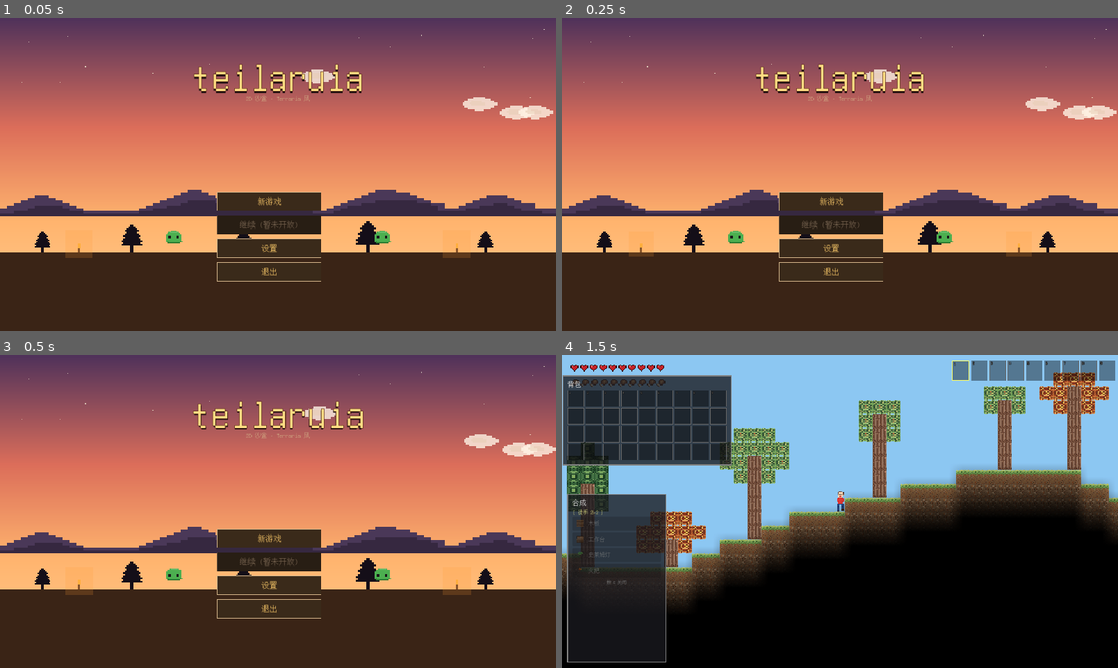
Above: before the commit, frames 1-4 (two rows, left to right).
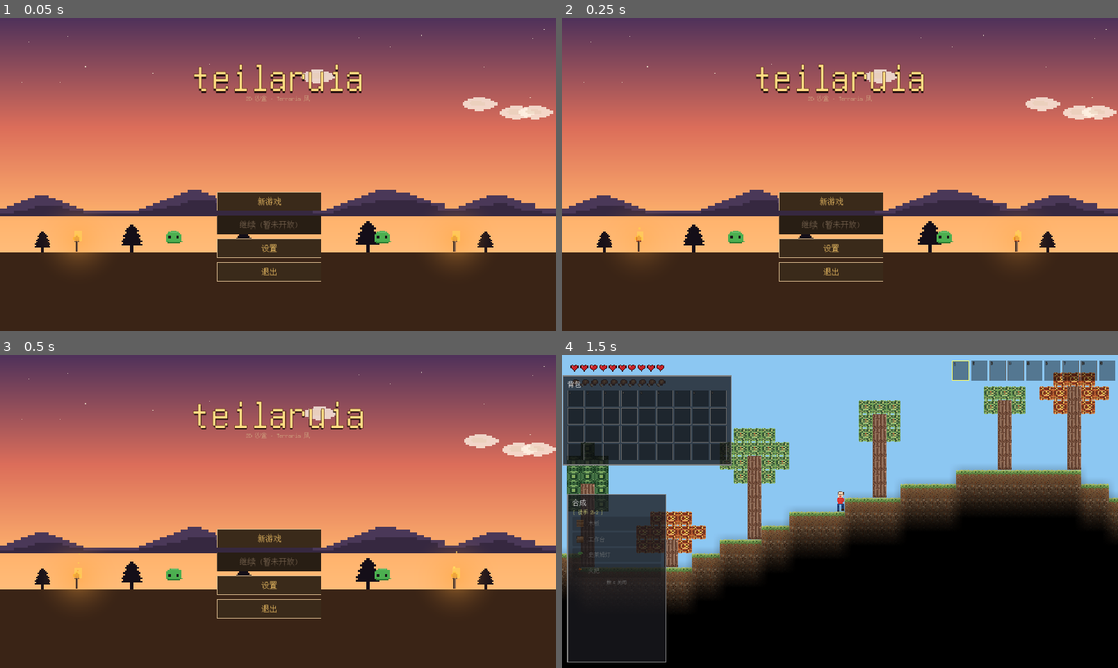
Above: after the commit, the same moments.

Repository: Nornttyy/tielaruia
Game: Godot game, scene res://scenes/main.tscn
The game is run twice, just before and just after one commit, with the same random seed, the same clock (stepped at 60 frames per second) and the same inputs.
Inputs (mouse positions are in pixels of both pictures, inside the frame that each line leads up to):
- Up to frame 1 (0.05 s): no input
- Up to frame 2 (0.25 s): no input
- Up to frame 3 (0.5 s): no input
- Up to frame 4 (1.5 s): click "新游戏" at 0.5 s; tap Enter at 1.25 s; move the mouse to (962, 495) at 1.27 s; hold D (move_right) from 1.28 s (still down); tap E (interact) at 1.35 s; click (962, 495) at 1.42 s

The runs differ from the first frame. In frame 1, 0.4% of the frame differs, in the area x 10-87%, y 62-79%; in frame 2, 0.2%; in frame 3, 0.4%; in frame 4, nothing differs.
Error in both runs: Trying to assign value of type 'Sprite2D' to a variable of type 'TileMapLayer'. (res://scripts/world/world.gd:31)

Commit message:
polish(menu): 火把改用游戏内像素画 + 火花粒子 + 软光晕 (统一视觉)

Diff:
--- a/scripts/ui/main_menu.gd
+++ b/scripts/ui/main_menu.gd
@@ -8,6 +8,7 @@
 const MenuSceneArt = preload("res://scripts/art/menu_scene_art.gd")
 const LogoArt = preload("res://scripts/art/logo_art.gd")
 const SlimeArt = preload("res://scripts/art/slime_art.gd")
+const ParticlesArt = preload("res://scripts/fx/particles_art.gd")
 
 const VIEWPORT_SIZE := Vector2(1280, 720)
 const CLOUD_COUNT := 4
@@ -124,44 +125,81 @@
 
 
 func _setup_torches() -> void:
-	# 地上 2 个小火把: 暖橙竖块 + 黄火苗 + 周围浅光晕, 火苗 scale.y 跳动
-	var ground_layer: Control = $BackgroundLayer
+	# 用游戏内 BlocksArt 的 TORCH 像素贴图 (16×16 放大 3x) + 软光晕 + 火花粒子, 与游戏内火把统一
+	var torch_tex: Texture2D = ArtCache.block_textures.get(Tiles.TORCH)
+	if torch_tex == null:
+		return
+	var glow_tex: Texture2D = ArtCache.radial_gradient(160)
+	var ground_layer: Node = $BackgroundLayer
 	var torch_x := [180.0, 1050.0]
 	var ground_y: float = VIEWPORT_SIZE.y * 0.75
 	for tx in torch_x:
-		# 木棍
-		var stick := ColorRect.new()
-		stick.color = Color8(110, 70, 40)
-		stick.size = Vector2(4, 14)
-		stick.position = Vector2(tx, ground_y - 14.0)
-		stick.mouse_filter = Control.MOUSE_FILTER_IGNORE
-		ground_layer.add_child(stick)
-		# 火苗 (Sprite-like 用 ColorRect 模拟)
-		var flame := ColorRect.new()
-		flame.color = Color(1, 0.7, 0.25, 1)
-		flame.size = Vector2(6, 10)
-		flame.position = Vector2(tx - 1, ground_y - 22.0)
-		flame.mouse_filter = Control.MOUSE_FILTER_IGNORE
-		flame.pivot_offset = flame.size / 2.0
-		ground_layer.add_child(flame)
-		# 光晕 (大半透明橙圆 — 用 ColorRect 加圆形 stylebox 太麻烦, 直接渐变 sprite)
-		var glow := ColorRect.new()
-		glow.color = Color(1, 0.6, 0.2, 0.18)
-		glow.size = Vector2(60, 60)
-		glow.position = Vector2(tx - 28, ground_y - 50.0)
-		glow.mouse_filter = Control.MOUSE_FILTER_IGNORE
-		glow.pivot_offset = glow.size / 2.0
+		# 光晕 (画在最底)
+		var glow := Sprite2D.new()
+		glow.texture = glow_tex
+		glow.modulate = Color(1.0, 0.65, 0.25, 0.45)
+		glow.scale = Vector2(1.4, 1.4)
+		glow.position = Vector2(tx, ground_y - 30.0)
 		ground_layer.add_child(glow)
-		# 火苗 + 光晕同步闪烁
+		# 火把本体 (像素画 16×16 → 48×48)
+		var torch := Sprite2D.new()
+		torch.texture = torch_tex
+		torch.scale = Vector2(3, 3)
+		torch.centered = false
+		torch.position = Vector2(tx - 24.0, ground_y - 48.0)
+		ground_layer.add_child(torch)
+		# 火苗叠加 (一颗暖色 spark 放大, 罩在像素火焰位置上, 周期闪烁让火"活")
+		var flame_overlay := Sprite2D.new()
+		flame_overlay.texture = ParticlesArt.get_torch_spark(Color(1.0, 0.85, 0.35))
+		flame_overlay.scale = Vector2(8, 11)
+		flame_overlay.position = Vector2(tx, ground_y - 38.0)
+		flame_overlay.modulate = Color(1, 1, 1, 0.55)
+		ground_layer.add_child(flame_overlay)
+		# 火苗 + 光晕同步呼吸 (有节奏的火光感)
 		var t := create_tween().set_loops()
-		t.tween_property(flame, "scale:y", 1.18, 0.10).set_trans(Tween.TRANS_QUAD)
-		t.parallel().tween_property(glow, "scale", Vector2(1.12, 1.12), 0.10)
-		t.tween_property(flame, "scale:y", 0.95, 0.13)
-		t.parallel().tween_property(glow, "scale", Vector2(0.95, 0.95), 0.13)
-		t.tween_property(flame, "scale:y", 1.08, 0.09)
-		t.parallel().tween_property(glow, "scale", Vector2(1.05, 1.05), 0.09)
-		t.tween_property(flame, "scale:y", 1.0, 0.12)
-		t.parallel().tween_property(glow, "scale", Vector2(1.0, 1.0), 0.12)
+		t.tween_property(flame_overlay, "scale", Vector2(9.0, 12.5), 0.10).set_trans(Tween.TRANS_QUAD)
+		t.parallel().tween_property(glow, "modulate:a", 0.60, 0.10)
+		t.tween_property(flame_overlay, "scale", Vector2(7.0, 10.0), 0.13)
+		t.parallel().tween_property(glow, "modulate:a", 0.35, 0.13)
+		t.tween_property(flame_overlay, "scale", Vector2(8.5, 12.0), 0.09)
+		t.parallel().tween_property(glow, "modulate:a", 0.50, 0.09)
+		t.tween_property(flame_overlay, "scale", Vector2(8.0, 11.0), 0.12)
+		t.parallel().tween_property(glow, "modulate:a", 0.45, 0.12)
+		# 周期生成上升火花
+		_start_menu_spark_timer(Vector2(tx, ground_y - 42.0), ground_layer)
+
+
+func _start_menu_spark_timer(spawn_pos: Vector2, parent: Node) -> void:
+	var timer := Timer.new()
+	timer.wait_time = randf_range(0.15, 0.25)
+	timer.one_shot = false
+	timer.autostart = true
+	add_child(timer)
+	timer.timeout.connect(func():
+		_spawn_menu_spark(spawn_pos, parent)
+		timer.wait_time = randf_range(0.15, 0.30)
+	)
+
+
+# 一颗向上飘的暖色火花. 0.8s 内淡出 + 上升 + 微随机水平摆.
+func _spawn_menu_spark(pos: Vector2, parent: Node) -> void:
+	var color: Color
+	if randf() < 0.05:
+		color = Color(1.0, 0.3, 0.1)  # 5% 红
+	else:
+		color = Color(1.0, 0.9, 0.4).lerp(Color(1.0, 0.5, 0.2), randf())
+	var spark := Sprite2D.new()
+	spark.texture = ParticlesArt.get_torch_spark(color)
+	spark.scale = Vector2(2, 2)
+	spark.position = pos + Vector2(randf_range(-3, 3), 0)
+	parent.add_child(spark)
+	var rise: float = randf_range(40.0, 80.0)
+	var drift: float = randf_range(-12.0, 12.0)
+	var t := create_tween().set_parallel(true)
+	t.tween_property(spark, "position:y", spark.position.y - rise, 0.8).set_trans(Tween.TRANS_QUAD).set_ease(Tween.EASE_OUT)
+	t.tween_property(spark, "position:x", spark.position.x + drift, 0.8)
+	t.tween_property(spark, "modulate:a", 0.0, 0.8).set_trans(Tween.TRANS_QUAD)
+	t.chain().tween_callback(spark.queue_free)
 
 
 func _setup_clouds() -> void:
